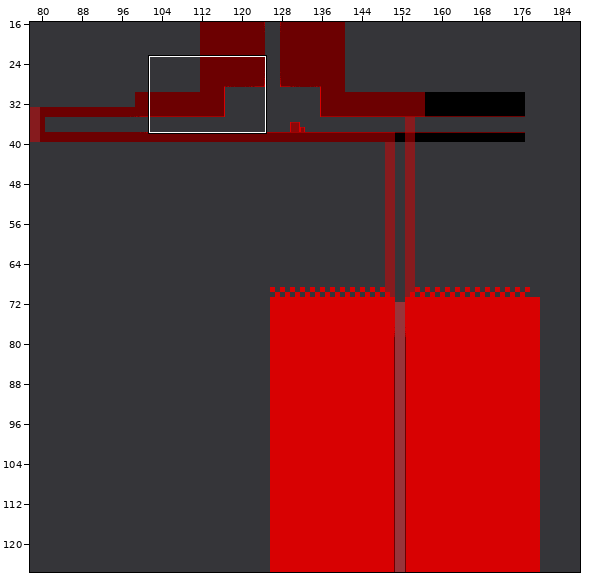
Tiled map -- code/src/GameLastGun/Content/WorldMap.tmx. Above: a wide view before the commit, with the close-up outlined.
Close-up. Old version:
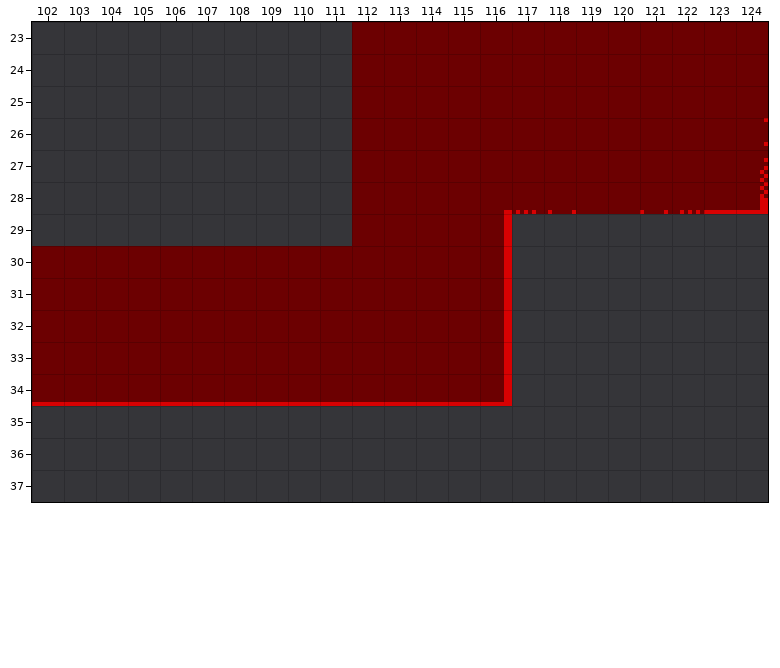
Cells are 8x8 px. Shown: x 102..124, y 23..37. The commit also changed other parts of the map, which this record leaves out. Tiles whose own drawing changed are shown in their newer look in all pictures.
After the commit:
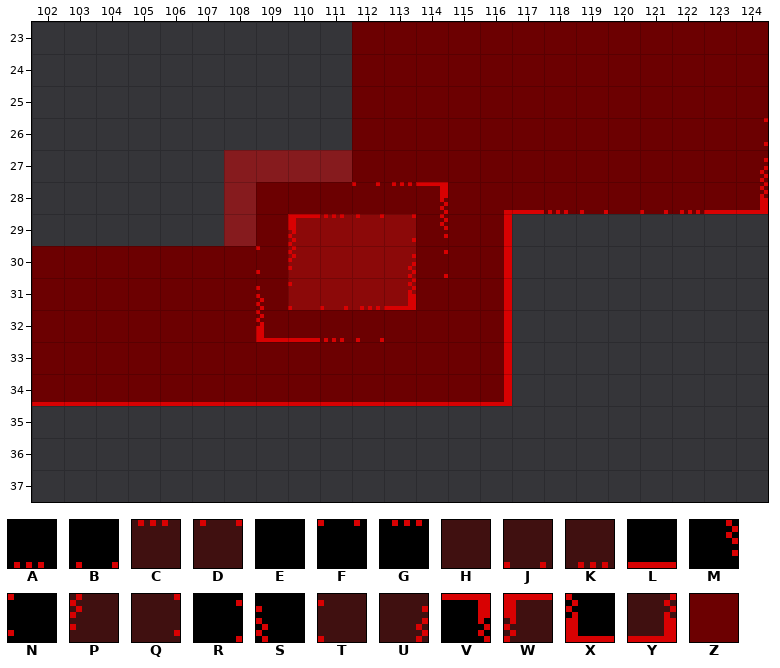
Key: from "Primary": A 6, B 7, C 16, D 17, E 33, F 36, G 37, H 45, J 50, K 51, L 65, M 69, N 70, P 80, Q 83, R 101, S 102, T 112, U 115, V 131, W 142, X 162, Y 175, Z 992.
_ is an empty cell, . an unchanged one.
See-through tiles are keyed as they look on the map.
The exact change:
--- layer "Foreground"
@@ x 109..119 @@
-28 ___EEE..ABE
-29 ___EEE.....
-30 EEEEEE.....
-31 EEEEE......
-32 EEEE.......
+28 EEEFGV..LAB
+29 EWCDQM.....
+30 NPHHUR.....
+31 STJKY......
+32 XLAB.......
--- layer "Collision"
@@ x 108..111 @@
-27 ____
-28 ____
-29 ____
+27 ZZZZ
+28 ZZZZ
+29 ZZZZ
Changed places in both close-ups, as pixel boxes (x1, y1, x2, y2):
changed: (224, 150, 448, 342)
changed: (512, 210, 608, 214)
